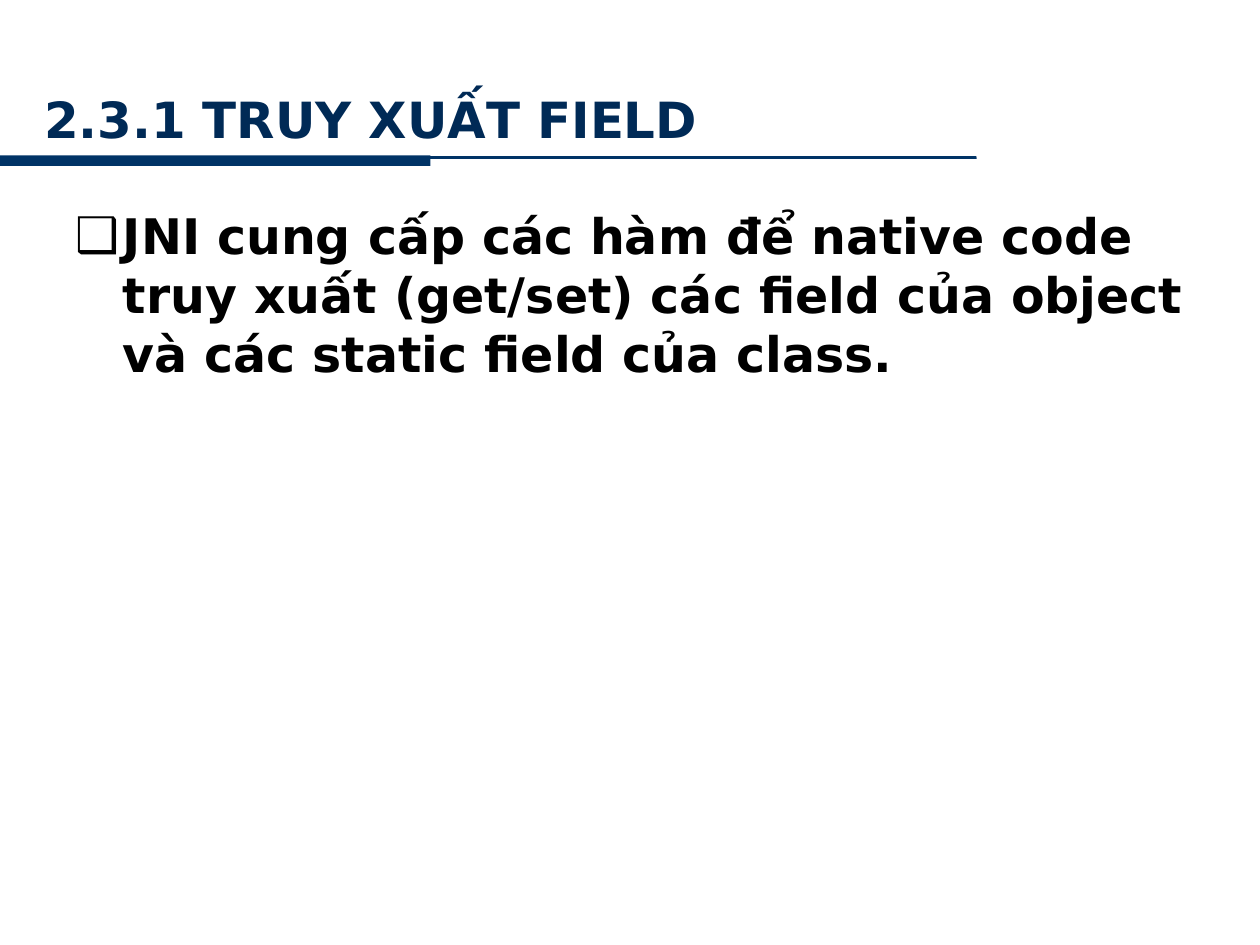
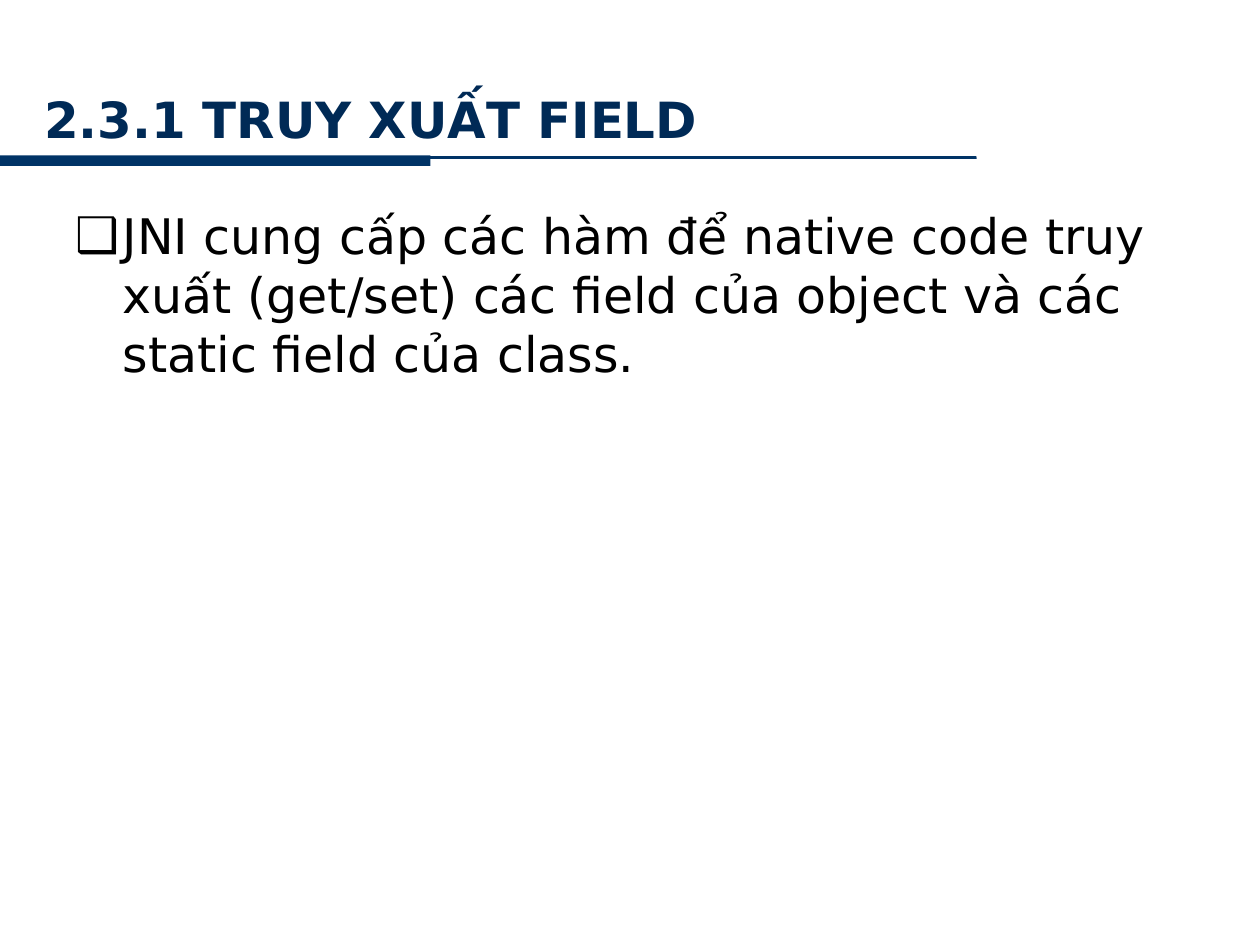
Before and after one commit to minhkhanh/UofS-Java, a slide deck: slide 11 of Seminar_JNI/Slide_00.pptx. Drawn at 1260x945 pixels with LibreOffice and Linux fonts; fonts in the diff are those of the drawing; background and template pictures are left out. Boxes give left, top, right and bottom in pixels: in the first picture for what was removed or moved away, otherwise in the second. Text is boxed around its words. In the diff, an @@ line names an element or a change of style, - is before the commit and + after.

```diff
--- a/Seminar_JNI/Slide_00.pptx
+++ b/Seminar_JNI/Slide_00.pptx
@@ text "JNI cung cấp các hàm ..." at (123, 214, 1144, 373): bold off @@
```
Also in this commit, not shown: 3 other slides changed.
